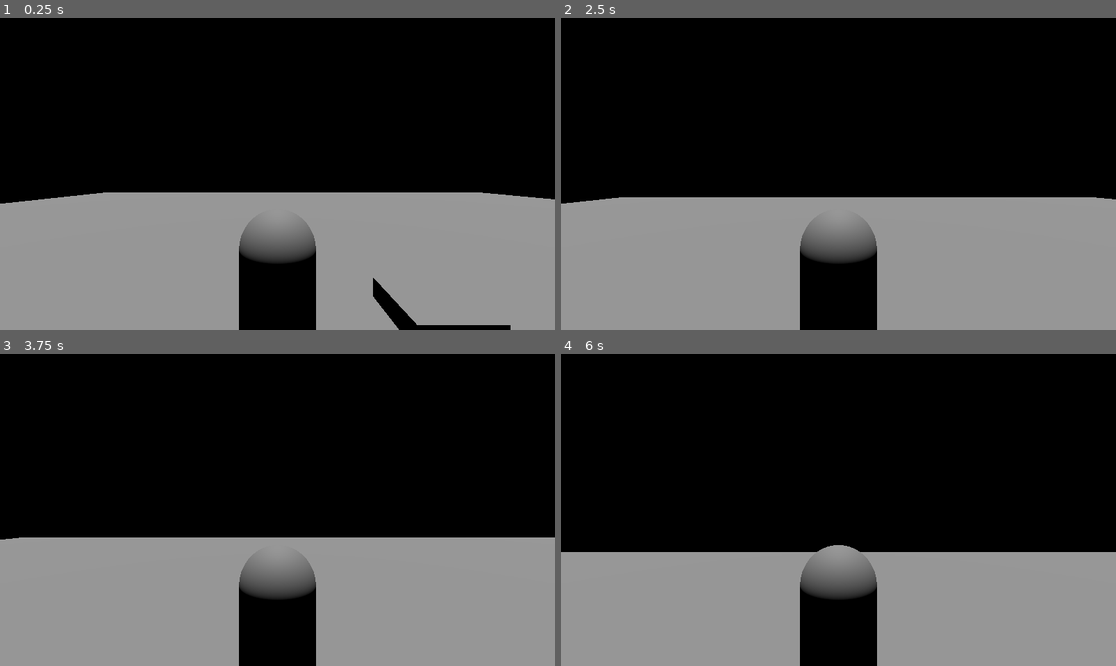
Above: before the commit, frames 1-4 (two rows, left to right).
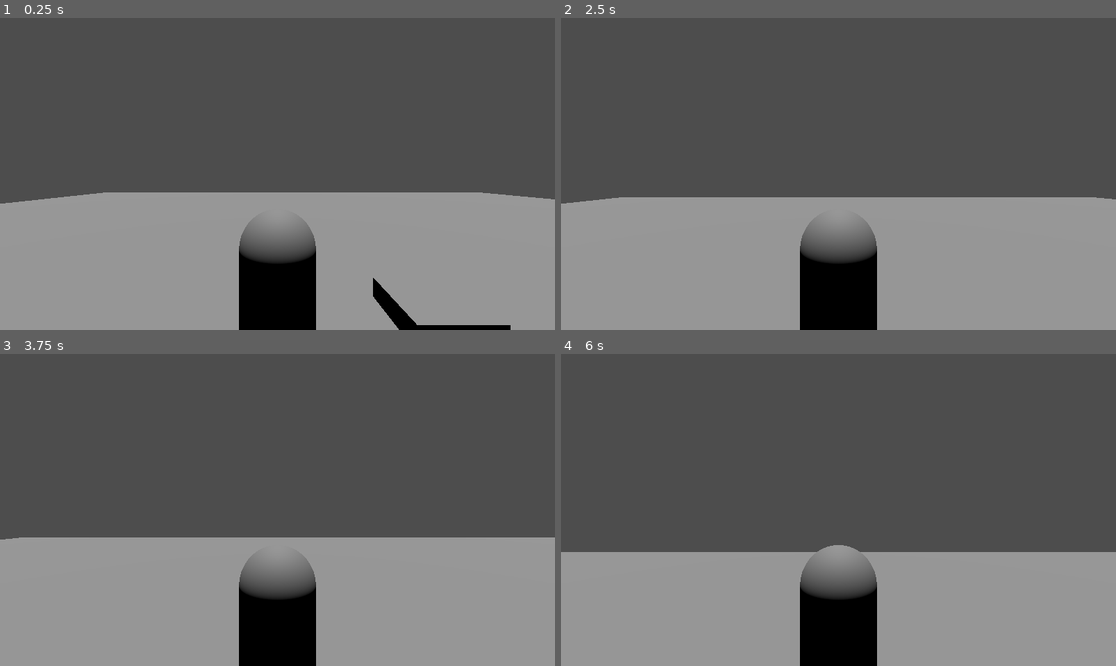
Above: after the commit, the same moments.

Repository: Sprotex/ludum-dare-54
Game: Godot game, scene res://level.tscn
Same seed, same stepped clock (60 frames per second), same inputs: the game is played once before the commit and once after it.
Inputs (mouse positions are in pixels of both pictures, inside the frame that each line leads up to):
- Up to frame 1 (0.25 s): no input
- Up to frame 2 (2.5 s): tap Enter at 0.5, 2 s; move the mouse to (866, 174) at 0.52 s; hold W (move_forward) from 0.53 s (still down); tap Space at 1.25 s; move the mouse to (810, 174) at 1.27 s; move the mouse to (849, 167) at 2.02 s
- Up to frame 3 (3.75 s): keep holding W (move_forward); move the mouse to (271, 516) at 2.77 s; tap Space at 3.5 s; move the mouse to (316, 513) at 3.52 s
- Up to frame 4 (6 s): tap Enter at 4.25 s; move the mouse to (794, 506) at 4.27 s; move the mouse to (844, 510) at 5.02 s; tap Space at 5.75 s; move the mouse to (816, 503) at 5.77 s; release W (move_forward) at 5.78 s; hold D (move_right) from 5.78 s (still down)

The runs differ from the first frame. In frame 1, 56% of the frame differs, in the area x 0-100%, y 0-60%; in frame 2, 58%; in frame 3, 59%; in frame 4, 63%, in the area x 0-100%, y 0-64%.

Commit message:
fix and limit camera movement

Diff:
--- /dev/null
+++ b/constants.gd
@@ -0,0 +1,5 @@
+extends Node
+
+class_name Constants
+
+const PIXEL_TO_DEGREE_RATIO = 3.3/5.0
--- a/level.tscn
+++ b/level.tscn
@@ -1,6 +1,7 @@
-[gd_scene load_steps=7 format=3 uid="uid://bof588v2k85x1"]
+[gd_scene load_steps=8 format=3 uid="uid://bof588v2k85x1"]
 
 [ext_resource type="PackedScene" uid="uid://d222y8cfa7ept" path="res://player/player.tscn" id="1_6hflv"]
+[ext_resource type="Script" path="res://player/camera_rig.gd" id="2_c7l6l"]
 
 [sub_resource type="PlaneMesh" id="PlaneMesh_xrfma"]
 size = Vector2(50, 50)
@@ -14,7 +15,6 @@
 size = Vector3(1, 0.3, 1)
 
 [sub_resource type="Environment" id="Environment_rqok1"]
-background_mode = 1
 ambient_light_source = 1
 
 [node name="Level" type="Node3D"]
@@ -43,8 +43,12 @@
 [node name="Player" parent="." instance=ExtResource("1_6hflv")]
 transform = Transform3D(1, 0, 0, 0, 1, 0, 0, 0, 1, -2, 0, 0)
 
-[node name="Camera3D" type="Camera3D" parent="Player"]
-transform = Transform3D(1, 0, 0, 0, 1, 0, 0, 0, 1, 0, 2.46911, 2.68216)
+[node name="CameraRig" type="Node3D" parent="Player"]
+transform = Transform3D(1, 0, 0, 0, 1, 0, 0, 0, 1, 0, 1, 0)
+script = ExtResource("2_c7l6l")
+
+[node name="Camera3D" type="Camera3D" parent="Player/CameraRig"]
+transform = Transform3D(1, 0, 0, 0, 1, 0, 0, 0, 1, 0, 1.46911, 2.68216)
 
 [node name="WorldEnvironment" type="WorldEnvironment" parent="."]
 environment = SubResource("Environment_rqok1")
--- /dev/null
+++ b/player/camera_rig.gd
@@ -0,0 +1,12 @@
+extends Node3D
+
+class_name CameraRig
+
+@export var rotation_speed := 1.0
+
+
+func _process(_delta):
+  var local_rotation = GameInputs.rotation * rotation_speed * Constants.PIXEL_TO_DEGREE_RATIO
+  rotate_x(deg_to_rad(-local_rotation.y))
+  rotation.x = clamp(rotation.x, -TAU * .25, TAU * .25)
+  print(rotation.x)
--- a/player/character_inputs.gd
+++ b/player/character_inputs.gd
@@ -2,6 +2,5 @@
 
 class_name CharacterInputs
 
-
 var movement := Vector3.ZERO
 var rotation := Vector2.ZERO
--- a/player/movement.gd
+++ b/player/movement.gd
@@ -2,10 +2,8 @@
 
 @export var character_body: CharacterBody3D
 @export var inputs: CharacterInputs
-@export var movement_speed: float = 3.0
-@export var rotation_speed: float = 1.0
-
-const PIXEL_TO_DEGREE_RATIO = 3.3/5.0
+@export var movement_speed := 3.0
+@export var rotation_speed := 1.0
 
 
 func move(delta: float) -> void:
@@ -15,9 +13,8 @@
 
 
 func rotate(_delta: float) -> void:
-  var rotation = inputs.rotation * rotation_speed * PIXEL_TO_DEGREE_RATIO
+  var rotation = inputs.rotation * rotation_speed * Constants.PIXEL_TO_DEGREE_RATIO
   character_body.rotate_y(deg_to_rad(-rotation.x))
-  # character_body.rotate_x(deg_to_rad(rotation.y))
 
 
 func _physics_process(delta: float) -> void:
